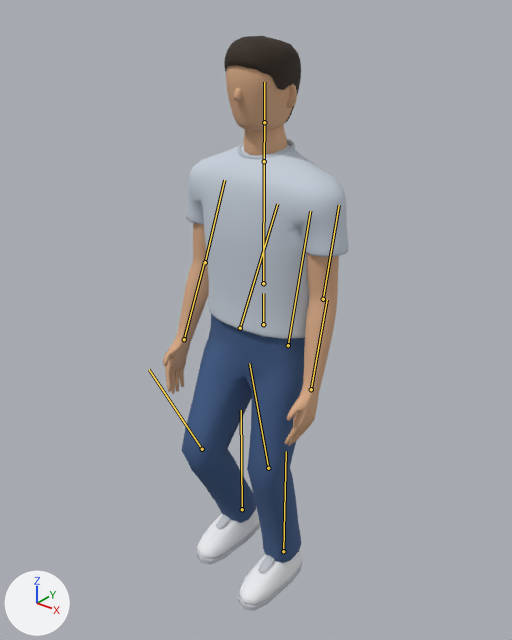
What one commit did to the glTF model public/assets/models/cafe-customer-lite.glb.
One viewpoint serves both versions: a 50 mm camera at (1.152, -1.476, 1.821) aimed at (-0.011, -0.023, 0.919). The axes (+X, +Y, +Z) are drawn at lower left. The lights are the same throughout. The older version comes first. Both versions are drawn at frame 17 of the action 'Walk'; the numbers are the values there. The bones that change, and the others that lie on the model, are drawn over the model as lines.

The first picture shows 'MannequinBody'.
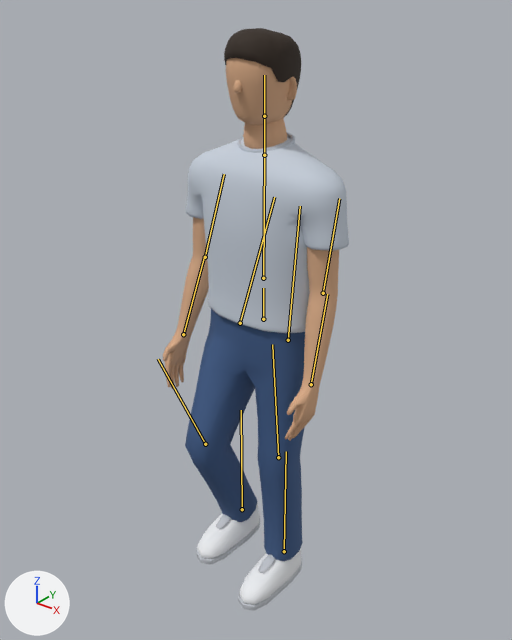
Location of each change, (x1, y1, x2, y2) in pixels of the pictures (512 x 640 px):
```json
{"object": "MannequinBody", "change": "posed", "before": [163, 36, 349, 611], "after": [163, 28, 349, 611]}
{"bone": "Hips", "before": "(263, 324) to (263, 293)", "after": "(263, 319) to (263, 288)"}
{"bone": "LeftLeg", "before": "(240, 328) to (277, 204)", "after": "(240, 323) to (274, 197)"}
{"bone": "LeftLowerLeg", "before": "(202, 449) to (149, 369)", "after": "(205, 444) to (158, 359)"}
{"bone": "RightLeg", "before": "(288, 345) to (310, 211)", "after": "(288, 340) to (300, 206)"}
{"bone": "RightLowerLeg", "before": "(268, 468) to (249, 363)", "after": "(278, 457) to (272, 344)"}
{"bone": "RightFoot", "before": "(283, 551) to (286, 451)", "after": "(284, 551) to (286, 451)"}
```

The change, as JSON lines over the scene's bpy script:
```json
{"block": "bone_hips", "where": "bone_hips = bpy.data.objects['CafeMannequin'].pose.bones['Hips']"}
{"op": "set", "path": "bone_hips.location", "old": "(0.0, -0.021, 0.0)", "new": "(0.0, -0.004, 0.0)"}
{"block": "bone_leftleg", "where": "bone_leftleg = bpy.data.objects['CafeMannequin'].pose.bones['LeftLeg']  # child of 'Hips'"}
{"op": "set", "path": "bone_leftleg.rotation_quaternion", "old": "(0.971, -0.24, 0.0, 0.0)", "new": "(0.976, -0.216, 0.0, 0.0)", "note": "degrees (-28, 0, 0) -> degrees (-25, 0, 0)"}
{"block": "bone_leftlowerleg", "where": "bone_leftlowerleg = bpy.data.objects['CafeMannequin'].pose.bones['LeftLowerLeg']  # child of 'LeftLeg'"}
{"op": "set", "path": "bone_leftlowerleg.rotation_quaternion", "old": "(0.886, 0.463, 0.0, 0.0)", "new": "(0.908, 0.42, 0.0, 0.0)", "note": "degrees (55, 0, 0) -> degrees (50, 0, 0)"}
{"block": "bone_rightleg", "where": "bone_rightleg = bpy.data.objects['CafeMannequin'].pose.bones['RightLeg']  # child of 'Hips'"}
{"op": "set", "path": "bone_rightleg.rotation_quaternion", "old": "(0.993, -0.12, 0.0, 0.0)", "new": "(0.999, -0.054, 0.0, 0.0)", "note": "degrees (-14, 0, 0) -> degrees (-6, 0, 0)"}
{"block": "bone_rightlowerleg", "where": "bone_rightlowerleg = bpy.data.objects['CafeMannequin'].pose.bones['RightLowerLeg']  # child of 'RightLeg'"}
{"op": "set", "path": "bone_rightlowerleg.rotation_quaternion", "old": "(0.974, 0.228, 0.0, 0.0)", "new": "(0.995, 0.101, 0.0, 0.0)", "note": "degrees (26, 0, 0) -> degrees (12, 0, 0)"}
{"block": "bone_rightfoot", "where": "bone_rightfoot = bpy.data.objects['CafeMannequin'].pose.bones['RightFoot']  # child of 'RightLowerLeg'"}
{"op": "set", "path": "bone_rightfoot.rotation_quaternion", "old": "(0.994, -0.109, 0.0, 0.0)", "new": "(0.999, -0.047, 0.0, 0.0)", "note": "degrees (-13, 0, 0) -> degrees (-5, 0, 0)"}
```
